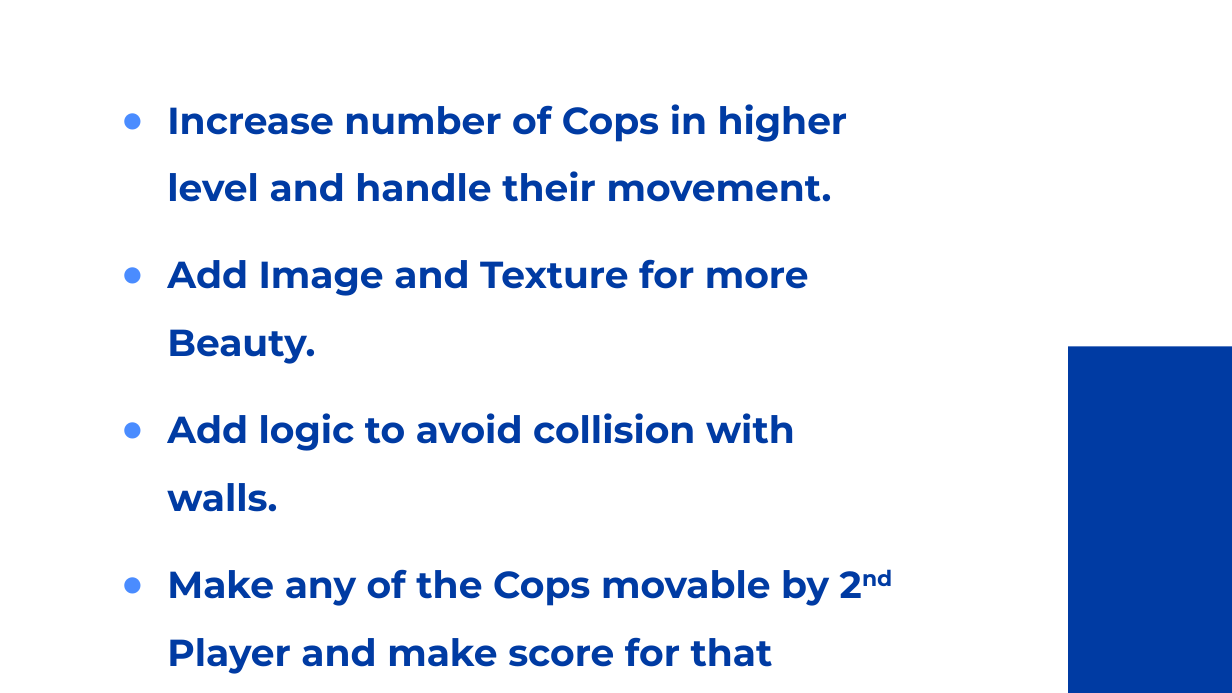
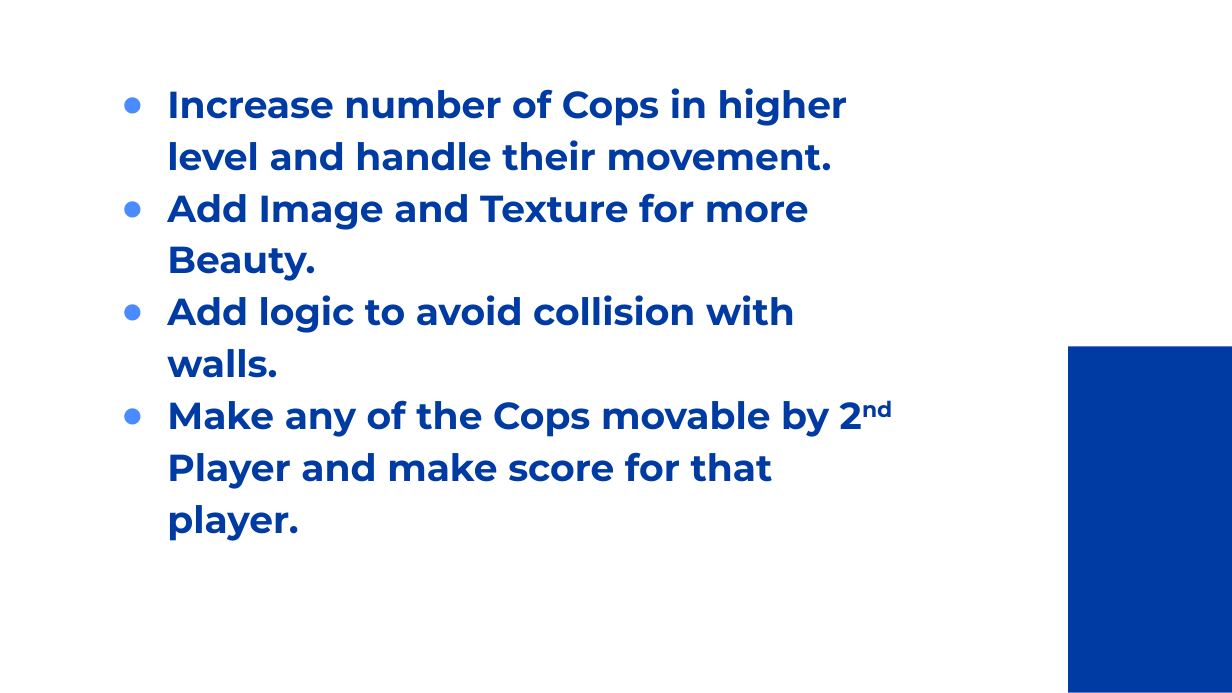
Before and after one commit to turya07/SPL-1, a slide deck: slide 13 of SPL 1 Presentation (1507).pptx. Drawn at 1232x693 pixels with LibreOffice and Linux fonts; fonts in the diff are those of the drawing. Boxes give left, top, right and bottom in pixels: in the first picture for what was removed or moved away, otherwise in the second. Text is boxed around its words. In the diff, an @@ line names an element or a change of style, - is before the commit and + after.

```diff
--- a/SPL 1 Presentation (1507).pptx
+++ b/SPL 1 Presentation (1507).pptx
@@ subtitle "Increase number of Cops in ..." at [167,88,848,541]: line spacing 1.5 to 1.15; less space between paragraphs @@
```
Also in this commit, not shown: 1 other slide changed, 1 other file.
